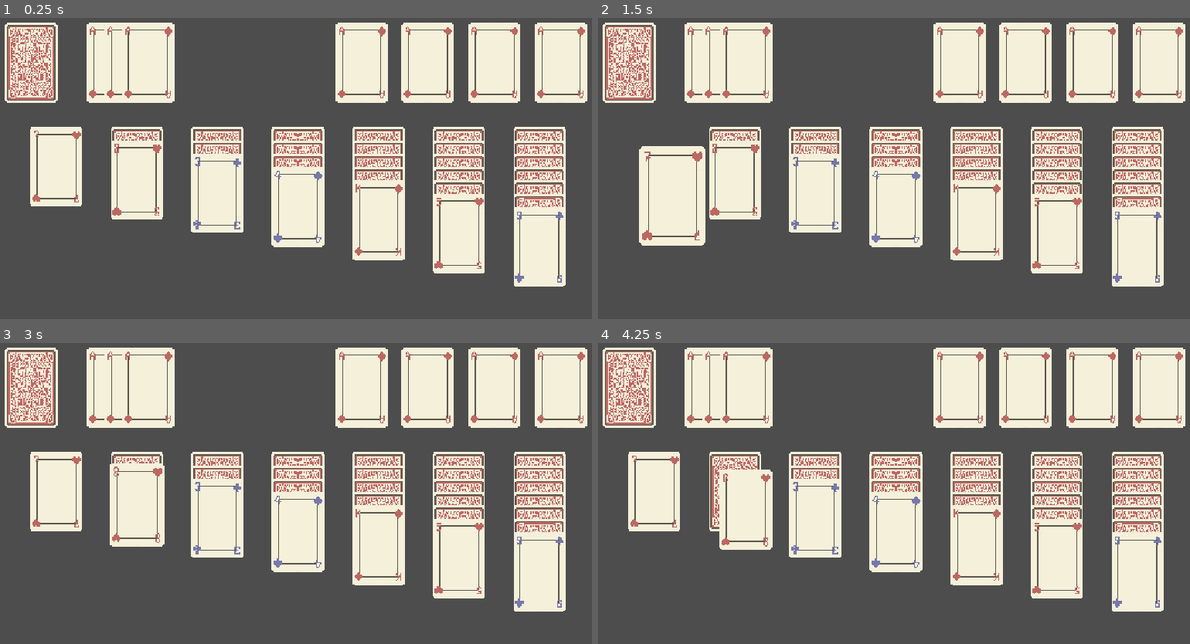
Above: before the commit, frames 1-4 (two rows, left to right).
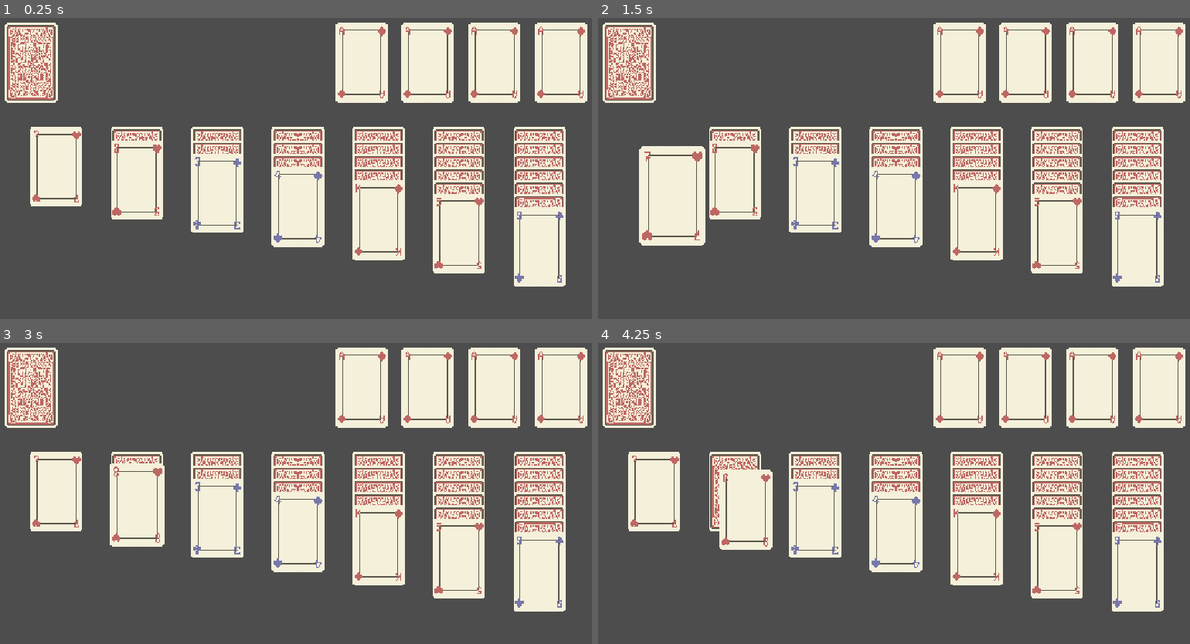
Above: after the commit, the same moments.

Repository: biarog/Paciencia-Maritacas
Game: Godot game, scene res://cenas/mesa_paciencia.tscn
Two runs of this game, one before a commit and one after it. Both use one fixed random seed, a clock stepped at 60 frames per second and the inputs below. This scene is started directly instead of the project's main scene.
Inputs (mouse positions are in pixels of both pictures, inside the frame that each line leads up to):
- Up to frame 1 (0.25 s): no input
- Up to frame 2 (1.5 s): tap Enter at 0.5 s; drag from (651, 237) to (734, 165) at 0.52 s; drag from (651, 165) to (734, 237) at 1.27 s
- Up to frame 3 (3 s): move the mouse to (65, 502) at 2.02 s; click (65, 502) at 2.17 s; drag from (136, 562) to (219, 490) at 2.77 s
- Up to frame 4 (4.25 s): drag from (734, 490) to (894, 562) at 3.52 s

The runs differ from the first frame. In frame 1, 3.8% of the frame differs, in the area x 14-30%, y 1-29%; in frame 2, 3.8%; in frame 3, 3.8%; in frame 4, 3.8%.

Commit message:
Criado script parao controle do deck junto com sua lógica básica

Diff:
--- /dev/null
+++ b/cenas/controle_deck.gd
@@ -0,0 +1,42 @@
+extends Control
+
+@onready var deck := $Deck
+@onready var cartas_viradas := $"Cartas Viradas"
+var cartas_guardadas : Array[Carta]
+
+func _on_deck_gui_input(event: InputEvent) -> void:
+	if event is InputEventMouseButton and event.button_index == MOUSE_BUTTON_LEFT:
+		if event.is_pressed():
+			virar_carta_do_deck()
+
+func virar_carta_do_deck() -> void:
+	var ncartas_deck:int = deck.get_child_count()
+
+	if ncartas_deck > 0:
+		var cartas_deck:Array[Node] = deck.get_children()
+		var carta:Carta = cartas_deck[ncartas_deck-1]
+		adicionar_carta_virada(carta)
+	else:
+		remover_cartas_viradas()
+		var ncartas_guardadas:int = cartas_guardadas.size()
+		for i in range(ncartas_guardadas):
+			deck.add_child(cartas_guardadas[ncartas_guardadas-(i+1)])
+		cartas_guardadas.clear()
+
+func adicionar_carta_virada(carta:Carta) -> void:
+	var ncartas:int = cartas_viradas.get_child_count()
+	if ncartas >= 3:
+		var primeira_carta:Carta= cartas_viradas.get_child(0)
+		primeira_carta.virar_carta()
+		cartas_guardadas.append(primeira_carta)
+		cartas_viradas.remove_child(primeira_carta)
+
+	carta.virar_carta()
+	deck.remove_child(carta)
+	cartas_viradas.add_child(carta)
+
+func remover_cartas_viradas() -> void:
+	for carta in cartas_viradas.get_children():
+		carta.virar_carta()
+		cartas_guardadas.append(carta)
+		cartas_viradas.remove_child(carta)
--- a/cenas/mesa_paciencia.tscn
+++ b/cenas/mesa_paciencia.tscn
@@ -1,7 +1,8 @@
-[gd_scene load_steps=4 format=3 uid="uid://dl22uxdjcoa7s"]
+[gd_scene load_steps=5 format=3 uid="uid://dl22uxdjcoa7s"]
 
 [ext_resource type="PackedScene" uid="uid://2la507ht2ax8" path="res://cenas/carta.tscn" id="1_itxlh"]
 [ext_resource type="Script" uid="uid://c7ogblp7anxe0" path="res://scripts/controle_paciencia.gd" id="1_xq04u"]
+[ext_resource type="Script" uid="uid://bpxsas7sg38vf" path="res://cenas/controle_deck.gd" id="2_xq04u"]
 
 [sub_resource type="RectangleShape2D" id="RectangleShape2D_udm32"]
 size = Vector2(130, 444)
@@ -166,6 +167,7 @@
 offset_right = -0.00802612
 offset_bottom = 0.279984
 pivot_offset = Vector2(177, 75)
+script = ExtResource("2_xq04u")
 
 [node name="Deck" type="HBoxContainer" parent="Controle Deck"]
 custom_minimum_size = Vector2(100, 150)
@@ -184,21 +186,12 @@
 anchor_left = 0.435
 anchor_right = 0.862
 anchor_bottom = 1.0
-offset_left = 0.00999451
-offset_right = -0.14801
+offset_left = -0.249985
+offset_right = 0.300018
+offset_bottom = 3.05176e-05
 pivot_offset = Vector2(112.5, 75)
 mouse_filter = 2
 theme_override_constants/separation = -50
-alignment = 1
-
-[node name="Carta" parent="Controle Deck/Cartas Viradas" instance=ExtResource("1_itxlh")]
-layout_mode = 2
-
-[node name="Carta2" parent="Controle Deck/Cartas Viradas" instance=ExtResource("1_itxlh")]
-layout_mode = 2
-
-[node name="Carta3" parent="Controle Deck/Cartas Viradas" instance=ExtResource("1_itxlh")]
-layout_mode = 2
 
 [node name="Controle Casas" type="Control" parent="."]
 layout_mode = 1
@@ -235,3 +228,5 @@
 
 [node name="Carta4" parent="Controle Casas/Casas Finais" instance=ExtResource("1_itxlh")]
 layout_mode = 2
+
+[connection signal="gui_input" from="Controle Deck/Deck" to="Controle Deck" method="_on_deck_gui_input"]
--- a/scripts/controle_paciencia.gd
+++ b/scripts/controle_paciencia.gd
@@ -69,7 +69,7 @@
 			coluna.get_child(nfilhos-1).virar_carta()
 
 
-# Função para instanciar o deck
+# Função para instanciar o deck de cartas
 func instancia_deck(deck_def:Array[Carta]):
 	var colunas := get_tree().get_nodes_in_group("Colunas Jogo")
 	var j := 0
@@ -112,3 +112,7 @@
 
 func _comparar_valor(carta_nova: Carta, carta_mae: Carta) -> bool:
 	return ((carta_mae.valor - carta_nova.valor) == 1)
+
+
+# Funções para lógica do deck
+# A ser adicionado
Not shown, added: cenas/controle_deck.gd.uid
